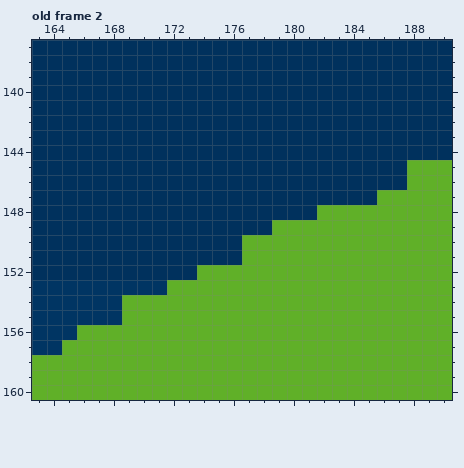
One commit to this pixel-art file: T05/Assets/Sprites/main scene.aseprite. Above, as it was before the edit.
480x270 pixels, 10 frames. Colours within 5 levels of each other are drawn and written as one. Shown: old frame 2: x 163..190, y 137..160. The commit also changed other frames or places, which this record leaves out.
The same view after the edit:
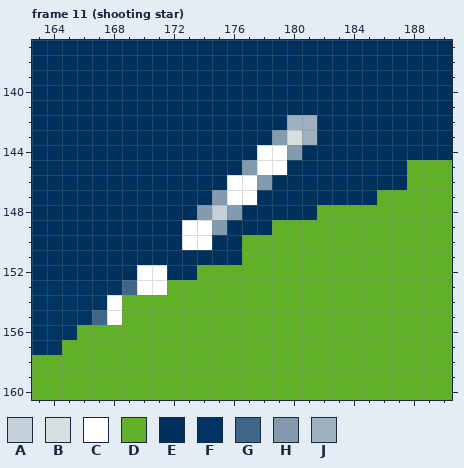
Palette (. is transparent): A #c4d0da  B #d7dede  C #ffffff  D #60b028  E #00315d  F #003563  G #3f6688  H #849baf  J #9fb0c0
A new or re-ordered frame is compared with the old frame closest to it.
The edit:
frames 10 -> 11
layer "shooting star" added
Frame 11 (shooting star) is new; against old frame 2, layer "shooting star":
The edit turns colour E into colour A in row 148 at x 175.
The edit turns colour E into colour B in row 143 at x 180.
The edit turns colour E into colour C in rows 144 to 145 at x 178 to 179; in rows 146 to 147 at x 176 to 177; in rows 149 to 150 at x 173 to 174; in row 152 at x 170 to 171.
The edit turns colour F into colour C in row 153 at x 170 to 171; in rows 154 to 155 at x 168.
The edit turns colour F into colour G in row 153 at x 169; in row 155 at x 167.
The edit turns colour E into colour H in row 143 at x 179; in row 144 at x 180; in row 145 at x 177; in row 146 at x 178; in row 147 at x 175; in row 148 at x 174 and 176.
The edit turns colour E into colour H in row 149 at x 175.
The edit turns colour E into colour J in row 142 at x 180 to 181; in row 143 at x 181.
